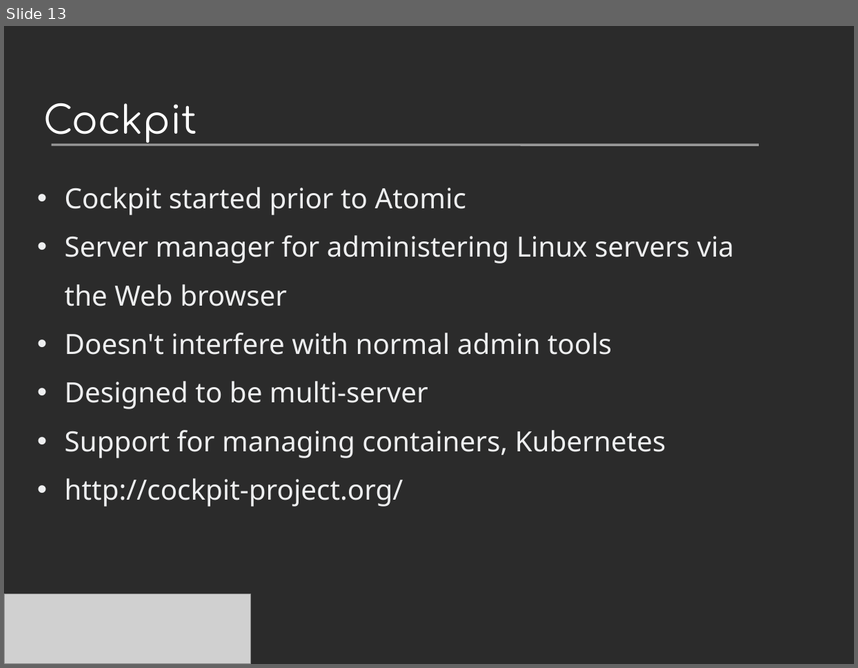
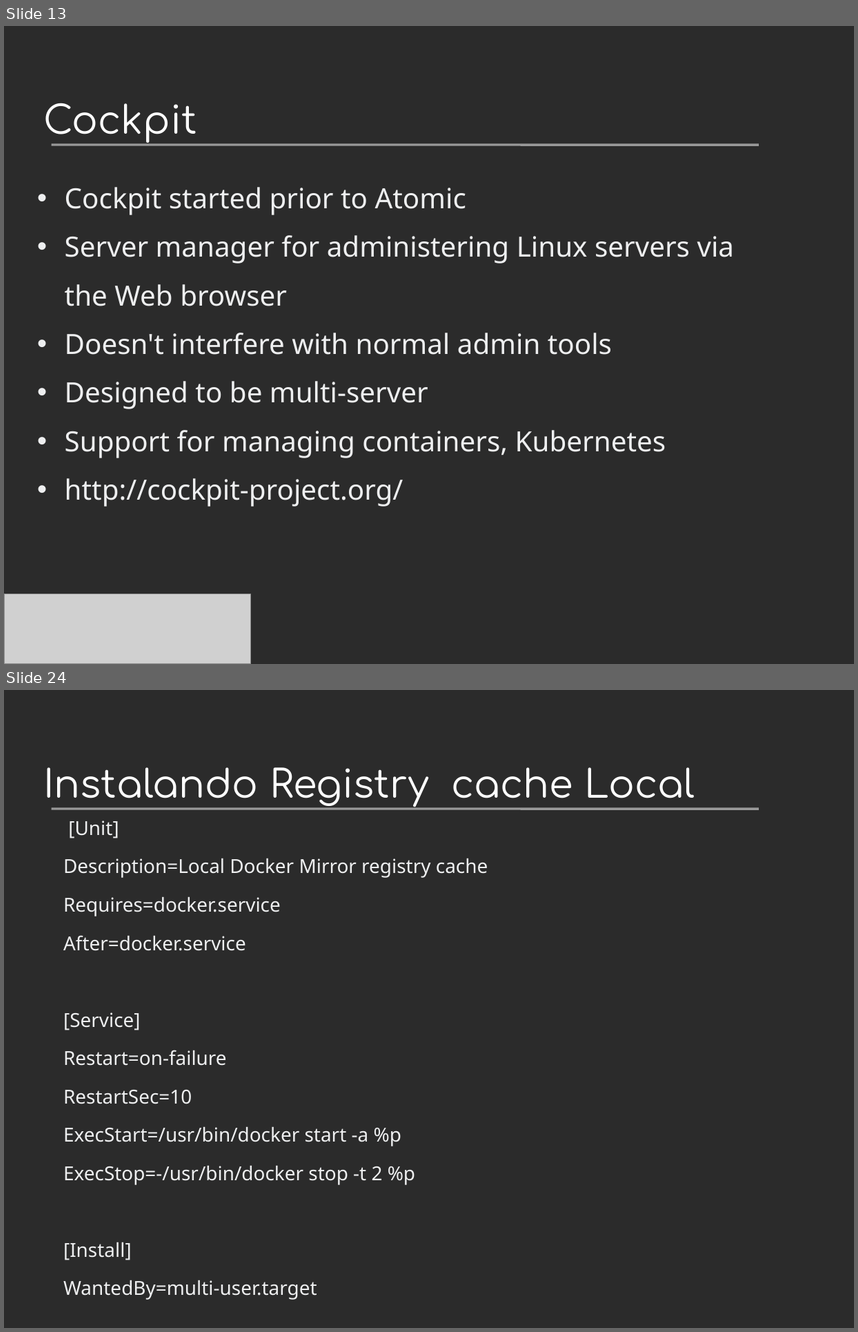
Before and after one commit to villadalmine/arg-fedora, a slide deck: Presentaciones/Devopconf2015/ProyectoAtomic.odp. Shown one above the other, each under a label of ours: slide 13 before the commit, slides 13 and 24 after it; the slides between them are not shown. The pictures are 858x668 and 858x1332 pixels, drawn with LibreOffice and Linux fonts; fonts in the diff are those of the drawing; grey boxes stand for pictures; background and template pictures are left out; a plain dark background stands for a picture behind light text. Boxes give left, top, right and bottom in pixels: in the first picture for what was removed or moved away, otherwise in the second. Text is boxed around its words. In the diff, an @@ line names an element or a change of style, - is before the commit and + after.

```diff
--- a/Presentaciones/Devopconf2015/ProyectoAtomic.odp
+++ b/Presentaciones/Devopconf2015/ProyectoAtomic.odp
@@ slide 24 added at bbox=[4, 690, 854, 1328], background picture (left out); not listed: 1 template element that a slide beside it also shows @@
@@ title added at bbox=[43, 767, 695, 807], 36 pt, text #FFFFFF @@
+Instalando Registry cache Local
@@ text added at bbox=[63, 820, 488, 1299], 18 pt, text #EEEFF0 @@
+[Unit]
+Description=Local Docker Mirror registry cache
+Requires=docker.service
+After=docker.service
+[Service]
+Restart=on-failure
+RestartSec=10
+ExecStart=/usr/bin/docker start -a %p
+ExecStop=-/usr/bin/docker stop -t 2 %p
+[Install]
+WantedBy=multi-user.target
```
Also in this commit, not shown: 3 slides changed, 20 other slides added, 3 slides removed, 3 other files.
